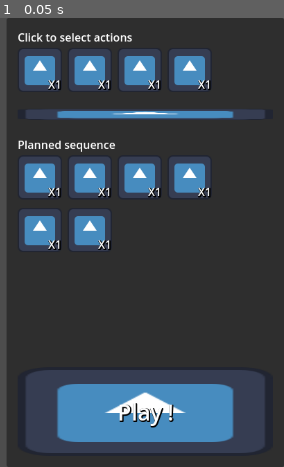
Above: before the commit, frame 1.
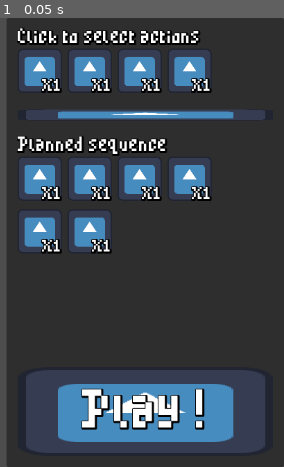
Above: after the commit, the same moment.

Repository: chrismeunier/EpicGameJam11
Game: Godot game, scene res://interface/controls.tscn
The game is run twice, just before and just after one commit, with the same random seed, the same clock (stepped at 60 frames per second) and the same inputs. The project has no main scene, so this scene is started directly. The engine's default icon, where the game draws it, is replaced by a stand-in: a white triangle on a blue panel in a dark square.
Inputs:
- Up to frame 1 (0.05 s): no input

The runs differ from the first frame. In frame 1, 9.1% of the frame differs, in the area x 5-93%, y 2-94%.

Commit message:
Added pixel font theme in fonts folder

Diff:
--- /dev/null
+++ b/fonts/pixelFont.tres
@@ -0,0 +1,9 @@
+[gd_resource type="Theme" load_steps=2 format=3 uid="uid://bo1gfp2uqybx"]
+
+[ext_resource type="FontFile" uid="uid://dejkgyf7ktbi8" path="res://fonts/MinimalPixel v2.ttf" id="1_ebqln"]
+
+[resource]
+default_font = ExtResource("1_ebqln")
+Label/colors/font_shadow_color = Color(0, 0, 0, 1)
+Label/constants/shadow_outline_size = 8
+Label/font_sizes/font_size = 24
--- a/interface/command_item.tscn
+++ b/interface/command_item.tscn
@@ -1,9 +1,10 @@
 [gd_scene load_steps=3 format=3 uid="uid://b87lnji1mtd60"]
 
 [ext_resource type="Texture2D" uid="uid://cfar6npgupuuf" path="res://icon.svg" id="1_5kq1s"]
-[ext_resource type="Script" uid="uid://d1uquss3x5qx5" path="res://Interface/command_item.gd" id="2_y3jy4"]
+[ext_resource type="Script" uid="uid://d1uquss3x5qx5" path="res://interface/command_item.gd" id="2_y3jy4"]
 
 [node name="CommandItem" type="TextureButton"]
+texture_filter = 1
 custom_minimum_size = Vector2(64, 64)
 offset_right = 40.0
 offset_bottom = 40.0
@@ -13,7 +14,6 @@
 script = ExtResource("2_y3jy4")
 
 [node name="Label" type="Label" parent="."]
-texture_filter = 1
 layout_mode = 1
 anchors_preset = 3
 anchor_left = 1.0
@@ -24,9 +24,7 @@
 offset_top = -23.0
 grow_horizontal = 0
 grow_vertical = 0
-theme_override_colors/font_shadow_color = Color(0, 0, 0, 1)
-theme_override_constants/shadow_outline_size = 4
-theme_override_font_sizes/font_size = 16
+theme_override_font_sizes/font_size = 20
 text = "X1"
 horizontal_alignment = 2
 vertical_alignment = 2
--- a/interface/command_sequence.tscn
+++ b/interface/command_sequence.tscn
@@ -1,9 +1,10 @@
 [gd_scene load_steps=3 format=3 uid="uid://jcmlafiwx4rg"]
 
-[ext_resource type="Script" uid="uid://bu6ip6puabiyu" path="res://Interface/command_sequence.gd" id="1_8digy"]
-[ext_resource type="PackedScene" uid="uid://b87lnji1mtd60" path="res://Interface/command_item.tscn" id="2_gfyro"]
+[ext_resource type="Script" uid="uid://bu6ip6puabiyu" path="res://interface/command_sequence.gd" id="1_8digy"]
+[ext_resource type="PackedScene" uid="uid://b87lnji1mtd60" path="res://interface/command_item.tscn" id="2_gfyro"]
 
 [node name="CommandSequence" type="VBoxContainer"]
+texture_filter = 1
 offset_right = 40.0
 offset_bottom = 40.0
 script = ExtResource("1_8digy")
--- a/interface/controls.tscn
+++ b/interface/controls.tscn
@@ -1,14 +1,16 @@
-[gd_scene load_steps=5 format=3 uid="uid://udway7ncy7id"]
+[gd_scene load_steps=6 format=3 uid="uid://udway7ncy7id"]
 
 [ext_resource type="Script" uid="uid://2mux5u6bkh0j" path="res://interface/controls.gd" id="1_ij41j"]
-[ext_resource type="PackedScene" uid="uid://dvjjg6cpbfily" path="res://Interface/command_select.tscn" id="2_x0sgd"]
+[ext_resource type="PackedScene" uid="uid://dvjjg6cpbfily" path="res://interface/command_select.tscn" id="2_x0sgd"]
 [ext_resource type="Texture2D" uid="uid://cfar6npgupuuf" path="res://icon.svg" id="3_epadu"]
-[ext_resource type="PackedScene" uid="uid://jcmlafiwx4rg" path="res://Interface/command_sequence.tscn" id="3_lodp2"]
+[ext_resource type="PackedScene" uid="uid://jcmlafiwx4rg" path="res://interface/command_sequence.tscn" id="3_lodp2"]
+[ext_resource type="Theme" uid="uid://bo1gfp2uqybx" path="res://fonts/pixelFont.tres" id="5_2upaq"]
 
 [node name="Controls" type="CanvasLayer"]
 script = ExtResource("1_ij41j")
 
 [node name="PanelContainer" type="PanelContainer" parent="."]
+texture_filter = 1
 anchors_preset = 11
 anchor_left = 1.0
 anchor_right = 1.0
@@ -63,9 +65,8 @@
 offset_bottom = 11.5
 grow_horizontal = 2
 grow_vertical = 2
-theme_override_colors/font_shadow_color = Color(0, 0, 0, 1)
-theme_override_constants/shadow_outline_size = 4
-theme_override_font_sizes/font_size = 32
+theme = ExtResource("5_2upaq")
+theme_override_font_sizes/font_size = 64
 text = "Play !"
 horizontal_alignment = 1
 vertical_alignment = 1
--- a/project.godot
+++ b/project.godot
@@ -14,6 +14,10 @@
 config/features=PackedStringArray("4.4", "GL Compatibility")
 config/icon="res://icon.svg"
 
+[gui]
+
+theme/custom="uid://bo1gfp2uqybx"
+
 [rendering]
 
 renderer/rendering_method="gl_compatibility"
Binary file added: fonts/MinimalPixel v2.ttf
Not shown, added: fonts/MinimalPixel v2.ttf.import
